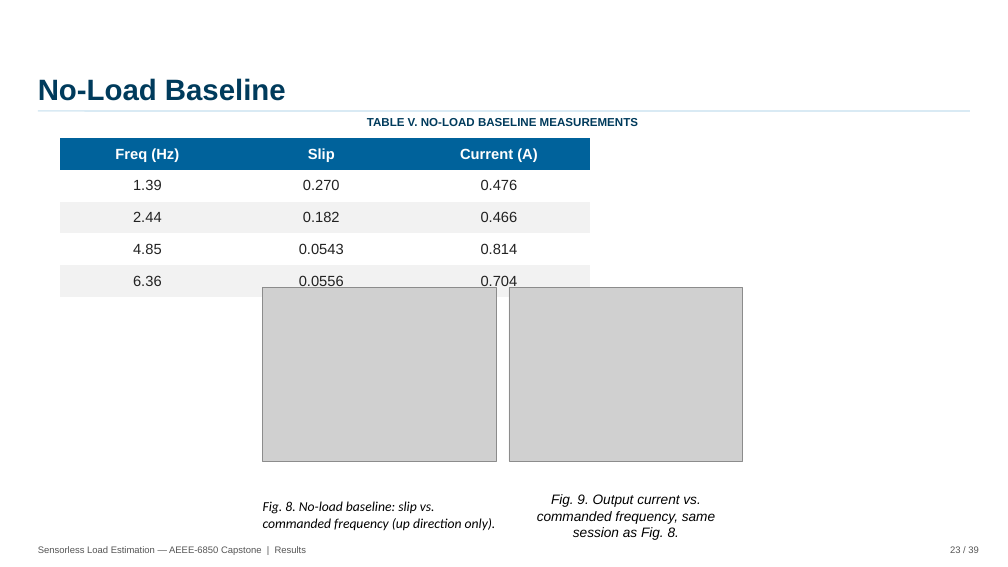
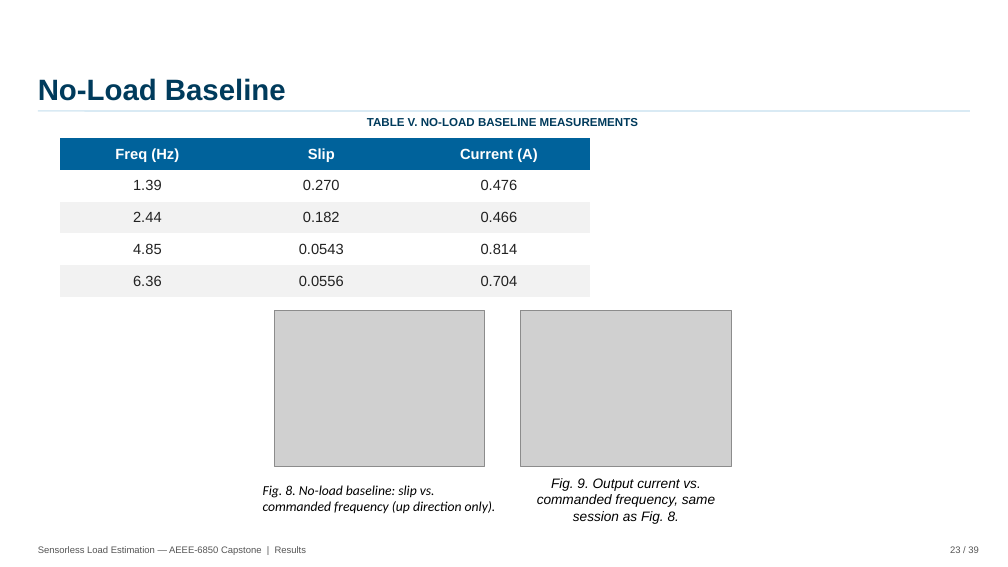
Before and after one commit to David-4529/Capstone, a slide deck: slide 23 of docs/paper/Sensorless_Load_Estimation_Deck_Rev17.pptx. Drawn at 1008x567 pixels with LibreOffice and Linux fonts; fonts in the diff are those of the drawing; grey boxes stand for pictures; background and template pictures are left out. Boxes give left, top, right and bottom in pixels: in the first picture for what was removed or moved away, otherwise in the second. Text is boxed around its words. In the diff, an @@ line names an element or a change of style, - is before the commit and + after.

```diff
--- a/docs/paper/Sensorless_Load_Estimation_Deck_Rev17.pptx
+++ b/docs/paper/Sensorless_Load_Estimation_Deck_Rev17.pptx
@@ picture resized from (x1=262, y1=287, x2=496, y2=461) to (x1=274, y1=310, x2=485, y2=467) @@
@@ picture resized from (x1=509, y1=287, x2=743, y2=461) to (x1=521, y1=310, x2=732, y2=467) @@
@@ text "Fig. 8. No-load baseline: slip ..." moved from (x1=263, y1=501, x2=496, y2=531) to (x1=263, y1=485, x2=496, y2=514) @@
@@ text "Fig. 9. Output current vs. ..." moved from (x1=537, y1=494, x2=715, y2=540) to (x1=537, y1=478, x2=715, y2=524) @@
```
